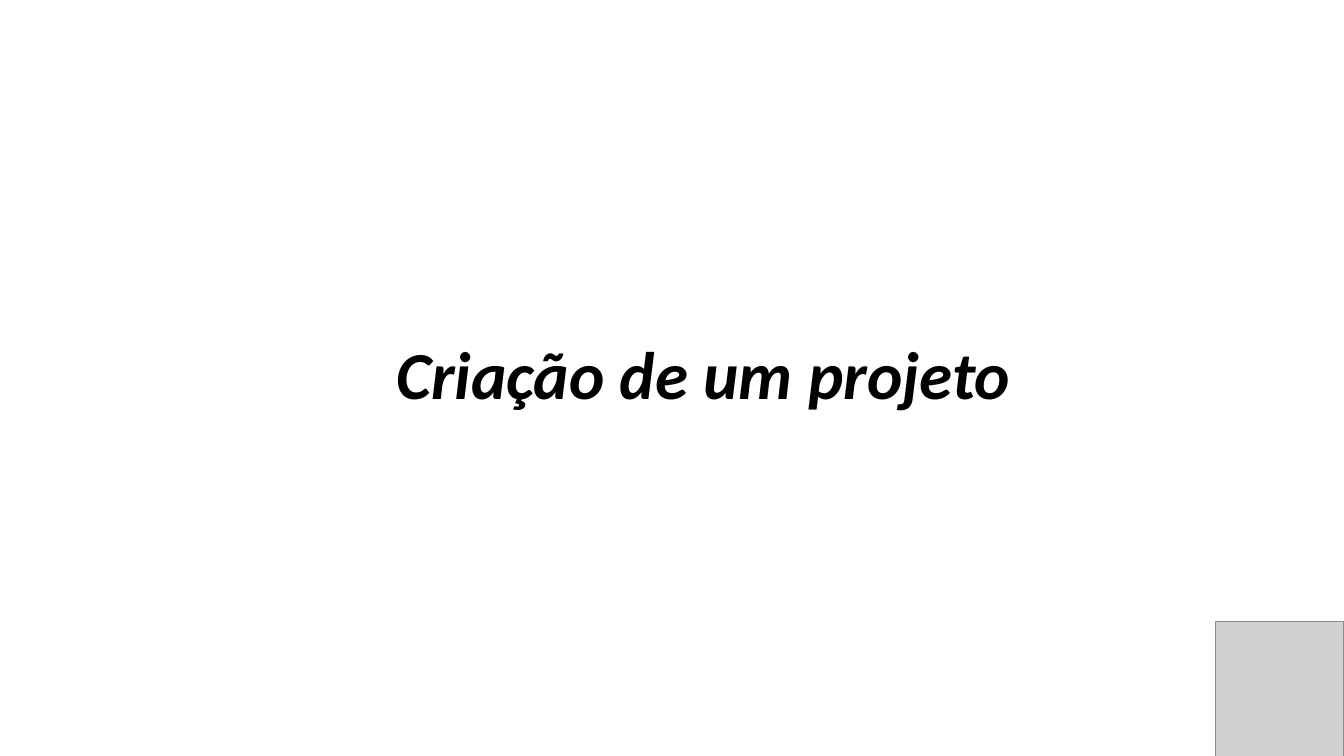
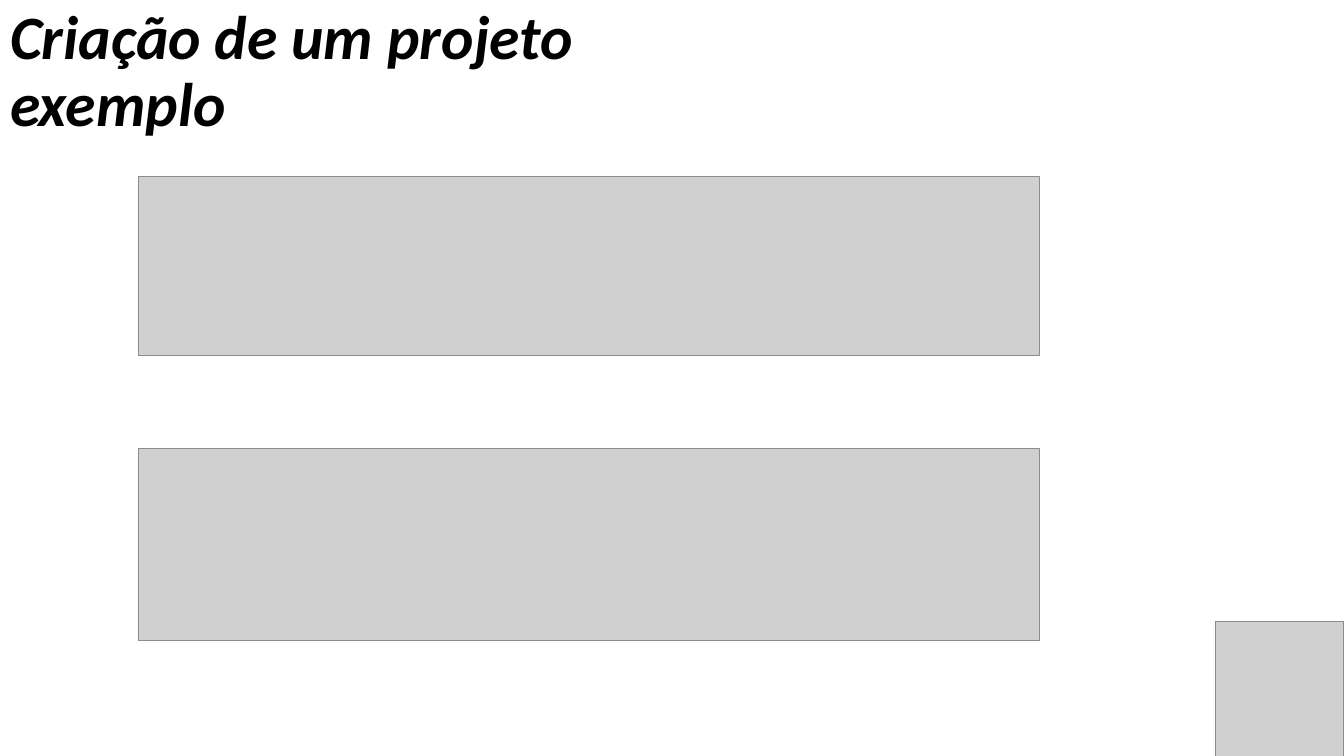
Before and after one commit to George-Luis-Costa/unittest-semin-rio, a slide deck: slide 6 of Apresentação.pptx. Drawn at 1344x756 pixels with LibreOffice and Linux fonts; fonts in the diff are those of the drawing; grey boxes stand for pictures; background and template pictures are left out. Boxes give left, top, right and bottom in pixels: in the first picture for what was removed or moved away, otherwise in the second. Text is boxed around its words. In the diff, an @@ line names an element or a change of style, - is before the commit and + after.

Commit message:
add criação de projeto

```diff
--- a/Apresentação.pptx
+++ b/Apresentação.pptx
@@ text at bbox=[10, 15, 572, 136]: text changed; size 48 to 44 pt @@
-Criação de um projeto
+Criação de um projeto exemplo
@@ picture added at bbox=[138, 177, 1040, 356] @@
@@ picture added at bbox=[138, 449, 1040, 641] @@
```
Also in this commit, not shown: 3 other slides changed, 1 slide added, 1 slide removed.
